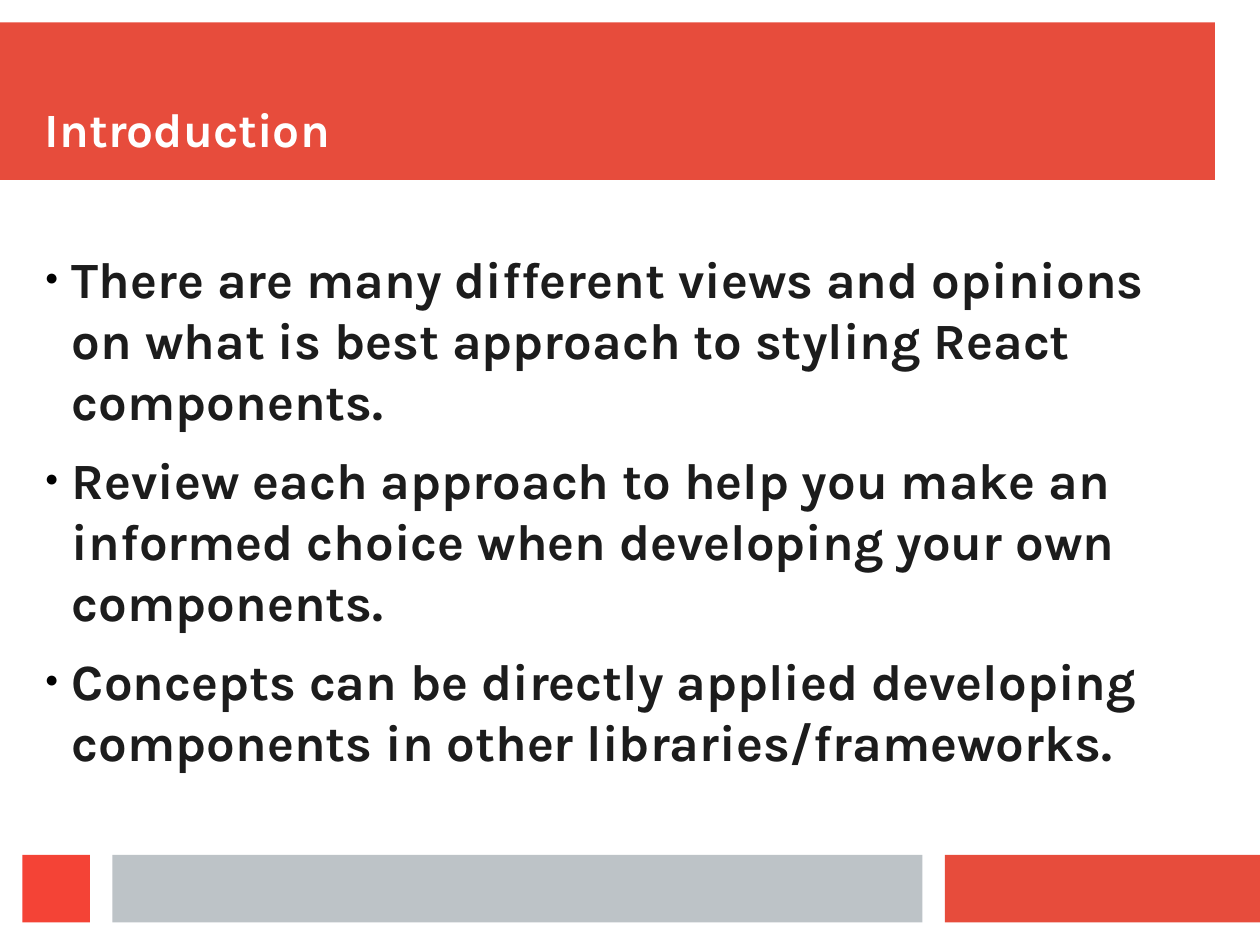
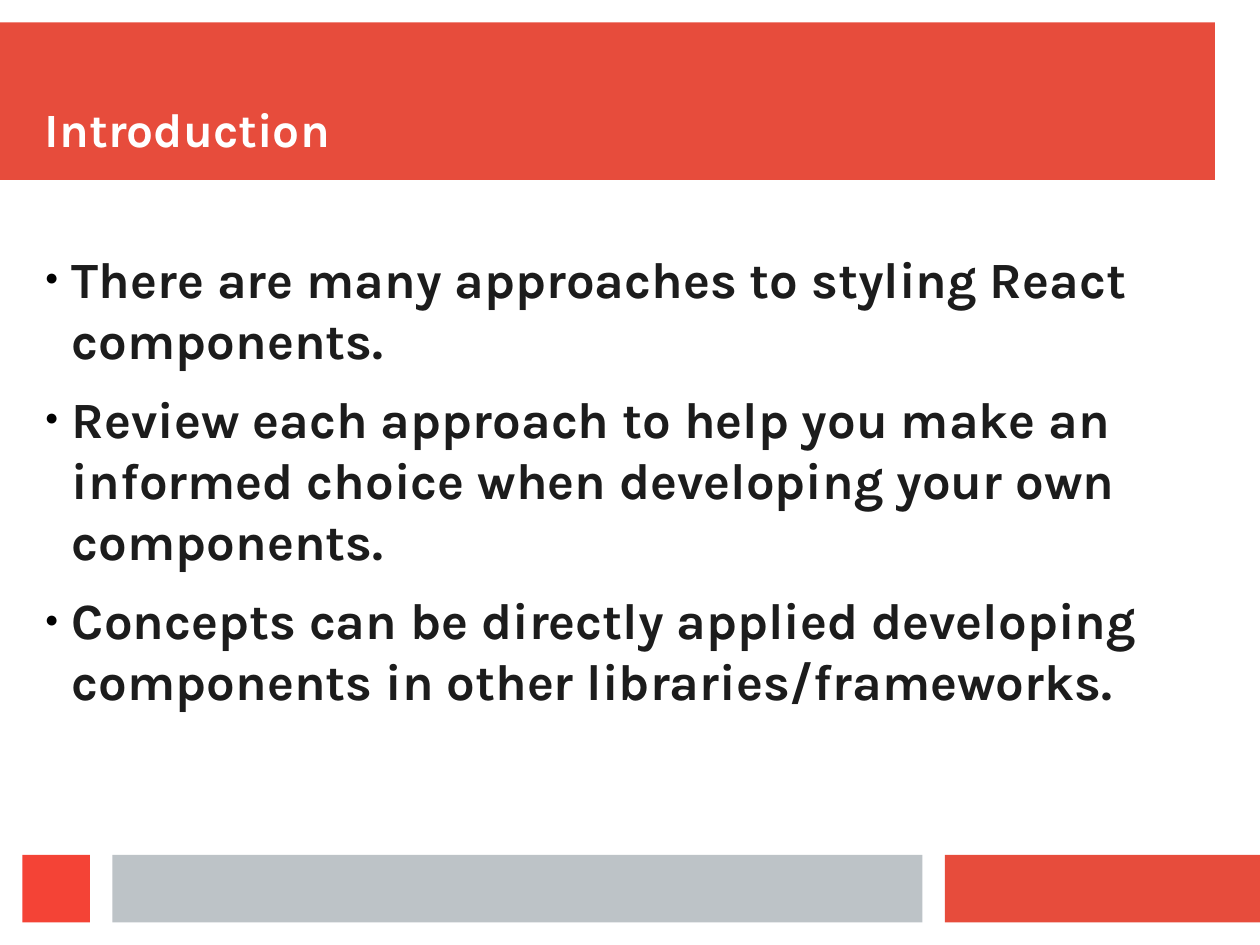
Before and after one commit to aruberto/styling-javascript-components, a slide deck: slide 2 of styling_react_components.odp. Drawn at 1260x945 pixels with LibreOffice and Linux fonts; fonts in the diff are those of the drawing. Boxes give left, top, right and bottom in pixels: in the first picture for what was removed or moved away, otherwise in the second. Text is boxed around its words. In the diff, an @@ line names an element or a change of style, - is before the commit and + after.

Commit message:
update slides

```diff
--- a/styling_react_components.odp
+++ b/styling_react_components.odp
@@ text at (72, 262, 1126, 371): text changed @@
-● There are many different views and opinions on what is best approach to styling React components.
+● There are many approaches to styling React components.
```
Also in this commit, not shown: 4 other slides changed, 1 slide added, 1 slide removed.
